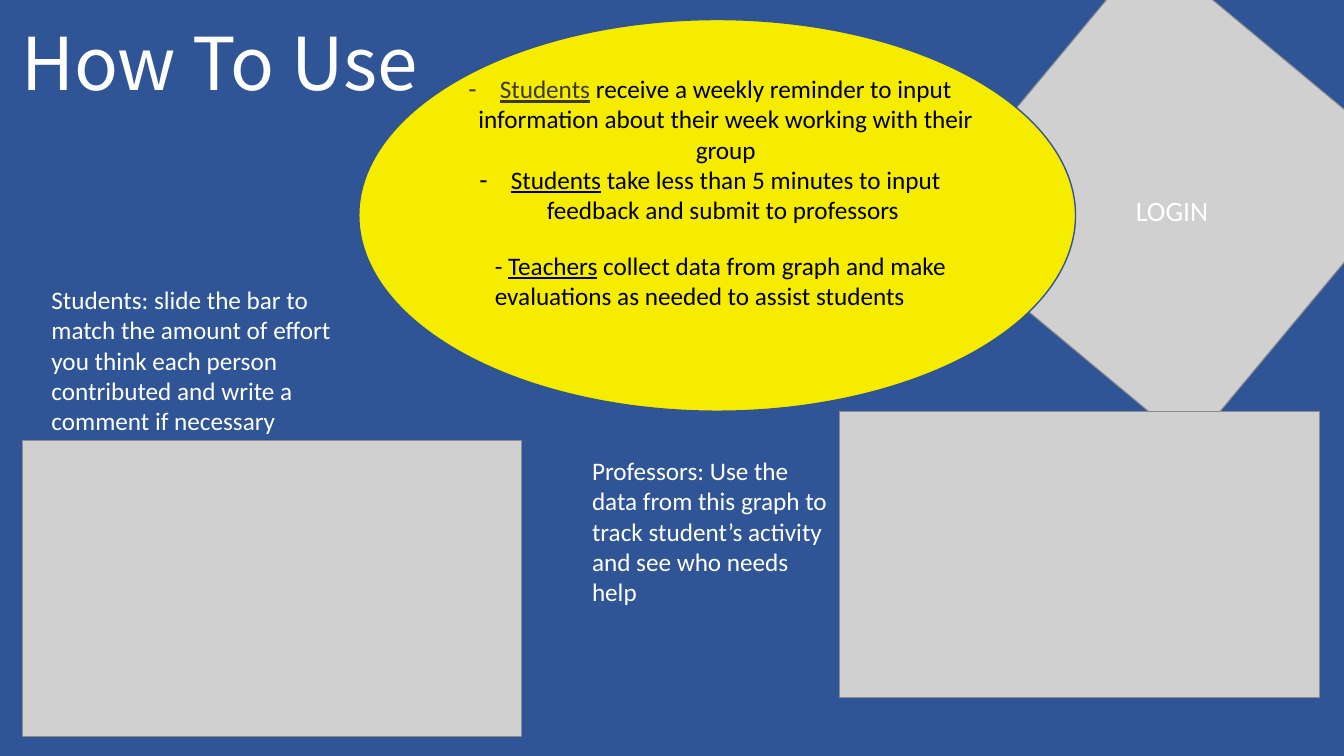
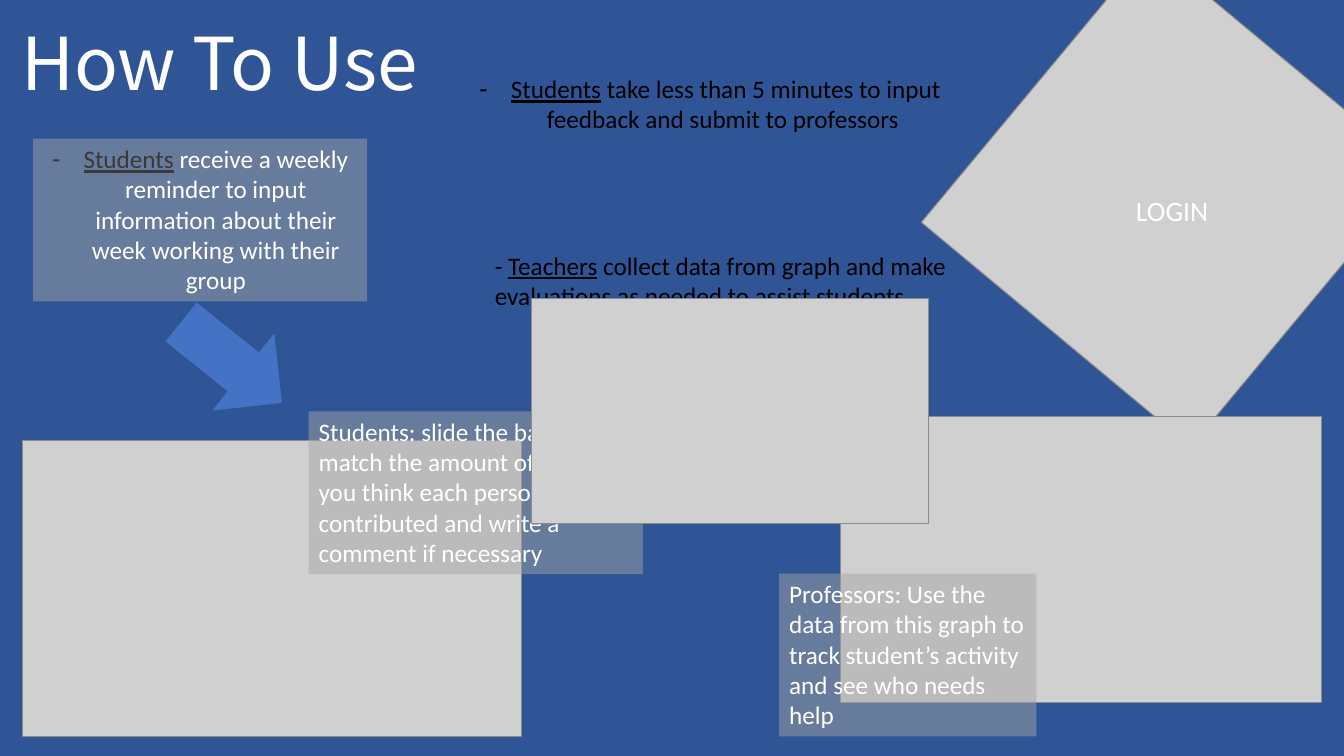
Before and after one commit to mgmodell/CoLab, a slide deck: slide 7 of doc/intro_screen/colabppt.pptx. Drawn at 1344x756 pixels with LibreOffice and Linux fonts; fonts in the diff are those of the drawing; grey boxes stand for pictures. Boxes give left, top, right and bottom in pixels: in the first picture for what was removed or moved away, otherwise in the second. Text is boxed around its words. In the diff, an @@ line names an element or a change of style, - is before the commit and + after.

```diff
--- a/doc/intro_screen/colabppt.pptx
+++ b/doc/intro_screen/colabppt.pptx
@@ ellipse removed at (x1=359, y1=19, x2=1076, y2=411) @@
@@ text at (x1=478, y1=80, x2=973, y2=164): paragraph removed @@
-– Students receive a weekly reminder to input information about their week working with their group
@@ rectangle added at (x1=33, y1=139, x2=368, y2=302), fill #A5A5A5 at 48% opacity, 18 pt, text #FFFFFF @@
+– Students receive a weekly reminder to input information about their week working with their group
@@ right arrow added at (x1=149, y1=282, x2=315, y2=444), fill #4472C4, outline #325491 1 pt @@
@@ picture added at (x1=532, y1=299, x2=930, y2=523) @@
@@ rectangle "Students: slide the bar to ..." at (x1=309, y1=411, x2=643, y2=575): fill none to #A5A5A5 at 48% opacity @@
@@ rectangle "Students: slide the bar to ..." resized from (x1=51, y1=291, x2=330, y2=434) to (x1=309, y1=411, x2=643, y2=575) @@
@@ picture moved from (x1=840, y1=411, x2=1320, y2=698) to (x1=841, y1=416, x2=1321, y2=703) @@
@@ rectangle "Professors: Use the data from ..." resized from (x1=592, y1=462, x2=826, y2=605) to (x1=779, y1=574, x2=1036, y2=737) @@
@@ rectangle "Professors: Use the data from ..." at (x1=779, y1=574, x2=1036, y2=737): fill none to #A5A5A5 at 48% opacity @@
```
Also in this commit, not shown: 4 other slides changed, 4 slides added, 1 other file.
